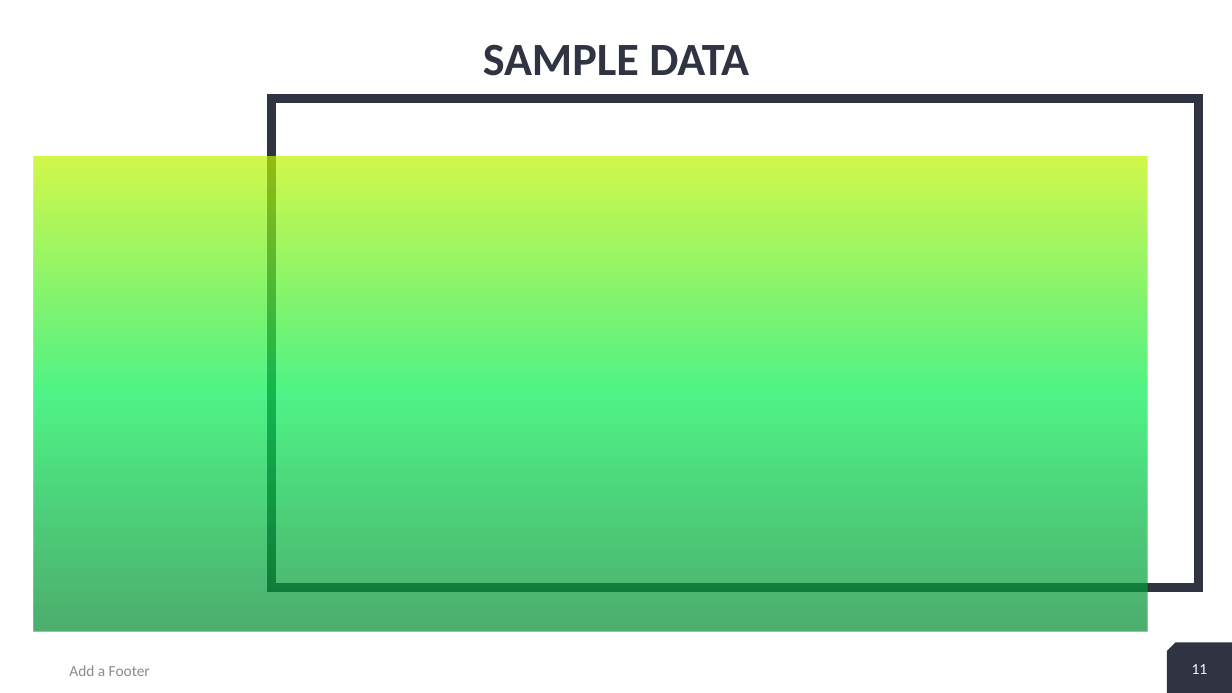
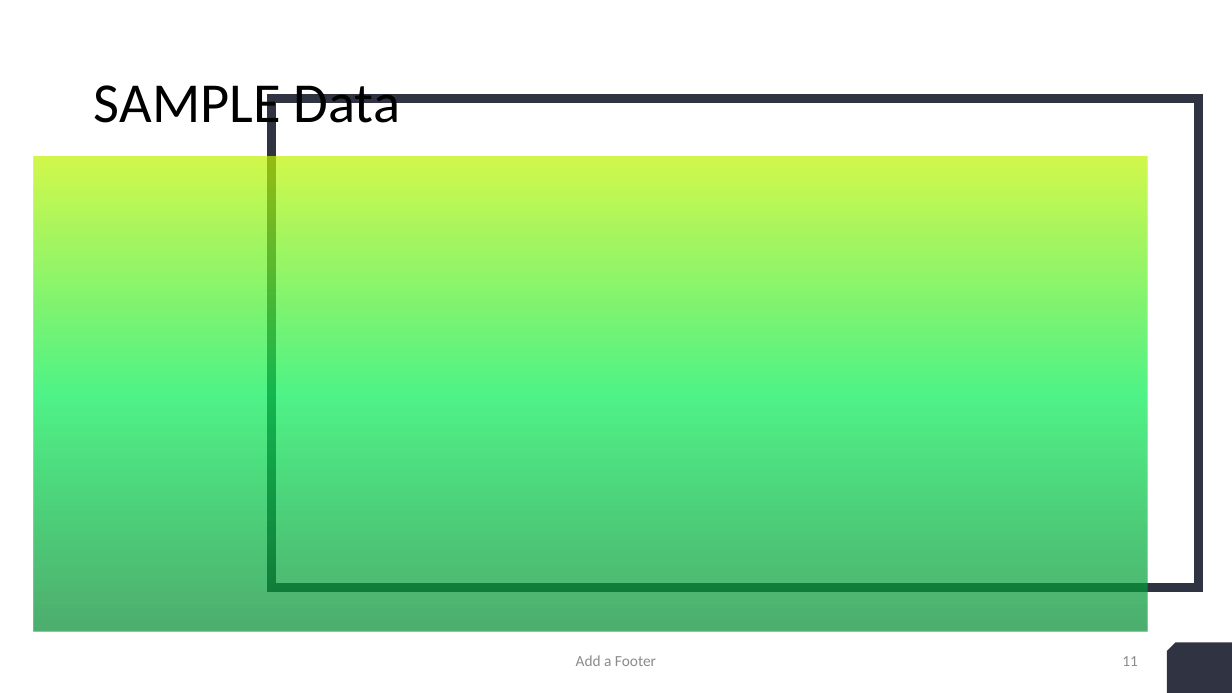
Before and after one commit to Kgross2/portfolio_suitability_application, a slide deck: slide 11 of admin/Portfolio_suitability_ presentationMon draft.pptx. Drawn at 1232x693 pixels with LibreOffice and Linux fonts; fonts in the diff are those of the drawing. Boxes give left, top, right and bottom in pixels: in the first picture for what was removed or moved away, otherwise in the second. Text is boxed around its words. In the diff, an @@ line names an element or a change of style, - is before the commit and + after.

```diff
--- a/admin/Portfolio_suitability_ presentationMon draft.pptx
+++ b/admin/Portfolio_suitability_ presentationMon draft.pptx
@@ title at <box>94,85,401,135</box>: text changed; size 36 to 44 pt; text colour #2F3342 to #000000; bold off @@
-SAMPLE DATA
+SAMPLE Data
@@ text "Add a Footer": place and size @@
-text "Add a Footer" at <box>69,665,150,676</box>
+text "Add a Footer" at <box>576,655,656,666</box>
@@ text "Add a Footer" at <box>576,655,656,666</box>: alignment left to centre @@
@@ page number: place and size @@
-page number at <box>1187,665,1203,674</box>
+page number at <box>1122,656,1138,666</box>
@@ page number at <box>1122,656,1138,666</box>: text colour #FFFFFF to #8C8C8C; alignment centre to right @@
@@ page number removed at <box>1192,664,1208,674</box> @@
-11
```
Also in this commit, not shown: 21 other slides changed, 19 other files.
